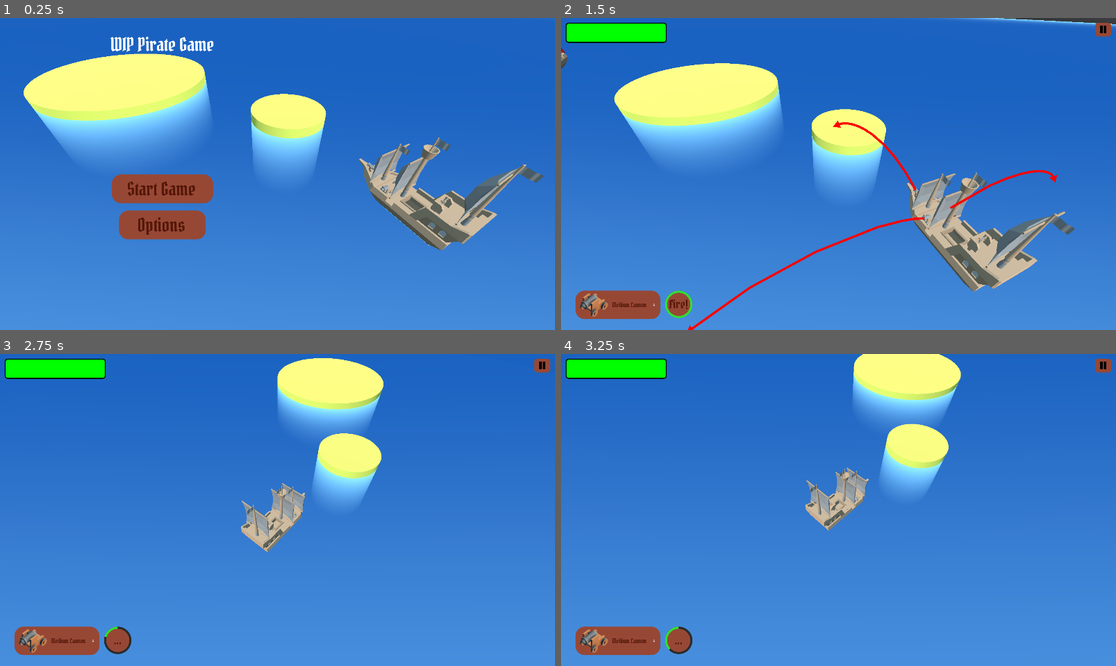
Above: before the commit, frames 1-4 (two rows, left to right).
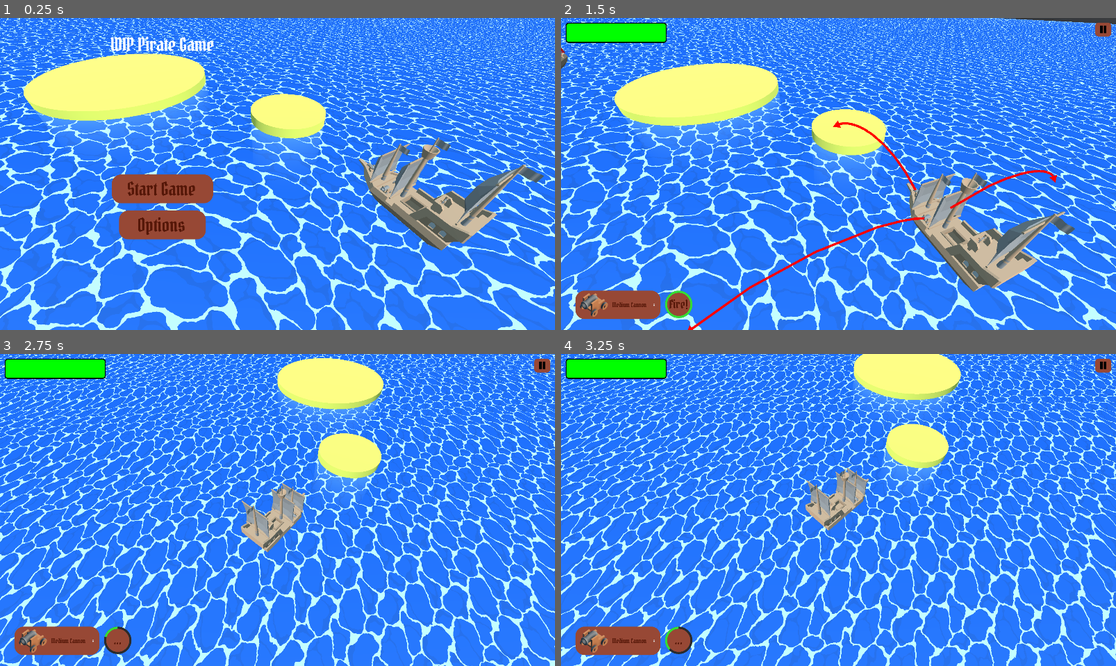
Above: after the commit, the same moments.

Repository: last-genius/gamedev_project
Game: Godot game, scene res://Main.tscn
The game is run twice, just before and just after one commit, with the same random seed, the same clock (stepped at 60 frames per second) and the same inputs.
Inputs (mouse positions are in pixels of both pictures, inside the frame that each line leads up to):
- Up to frame 1 (0.25 s): no input
- Up to frame 2 (1.5 s): click "Start Game" at 0.5 s; move the mouse to (960, 158) at 1.27 s; hold D (move_right) from 1.28 s (still down); hold F (aim) from 1.28 s (still down); click (960, 158) at 1.42 s
- Up to frame 3 (2.75 s): move the mouse to (166, 525) at 2.02 s; release D (move_right) at 2.03 s; release F (aim) at 2.03 s; hold S (move_back) from 2.03 s (still down); tap G (fire) at 2.1 s
- Up to frame 4 (3.25 s): move the mouse to (894, 441) at 2.77 s; release S (move_back) at 2.78 s; hold D (move_right) from 2.78 s (still down); hold Shift (sprint) from 2.78 s (still down)

The runs differ from the first frame. In frame 1, 85% of the frame differs, in the area x 0-100%, y 0-100%; in frame 2, 85%; in frame 3, 91%; in frame 4, 91%.

Commit message:
Implement a water world triplanar shader

Diff:
--- a/scenes/WaterTile.tscn
+++ b/scenes/WaterTile.tscn
@@ -14,6 +14,14 @@
 shader_param/murkiness = 0.25
 shader_param/shallow_water_color = Vector3( 0.27, 0.682, 1 )
 shader_param/deep_water_color = Vector3( 0, 0.0823, 0.34 )
+shader_param/water_color = Color( 0.04, 0.38, 0.88, 1 )
+shader_param/water2_color = Color( 0.04, 0.35, 0.78, 1 )
+shader_param/foam_color = Color( 0.8125, 0.9609, 0.9648, 1 )
+shader_param/distortion_speed = 2.0
+shader_param/edge_scale = 2.0
+shader_param/near = 1.0
+shader_param/far = 100.0
+shader_param/edge_color = Vector3( 1, 1, 1 )
 shader_param/col_tex = SubResource( 28 )
 
 [sub_resource type="PlaneMesh" id=32]
@@ -28,6 +36,14 @@
 shader_param/murkiness = 0.01
 shader_param/shallow_water_color = Vector3( 0.27, 0.682, 1 )
 shader_param/deep_water_color = Vector3( 0, 0.0823, 0.34 )
+shader_param/water_color = Color( 0.04, 0.38, 0.88, 1 )
+shader_param/water2_color = Color( 0.04, 0.35, 0.78, 1 )
+shader_param/foam_color = Color( 0.8125, 0.9609, 0.9648, 1 )
+shader_param/distortion_speed = 10.0
+shader_param/edge_scale = 2.0
+shader_param/near = 1.0
+shader_param/far = 100.0
+shader_param/edge_color = Vector3( 1, 1, 1 )
 shader_param/col_tex = SubResource( 33 )
 
 [node name="WaterTile" type="Spatial"]
--- a/shaders/render.shader
+++ b/shaders/render.shader
@@ -1,4 +1,6 @@
+// A modified water shader from https://godotshaders.com/shader/wind-waker-water-no-textures-needed/
 shader_type spatial;
+render_mode world_vertex_coords;
 
 uniform sampler2D col_tex;
 uniform float murkiness = 0.01;
@@ -6,12 +8,193 @@
 uniform vec3 shallow_water_color = vec3(0.27, 0.682, 1);
 uniform vec3 deep_water_color = vec3(0, 0.0823, 0.34);
 
+uniform vec4 water_color: hint_color =  vec4(0.04, 0.38, 0.88, 1.0);
+uniform vec4 water2_color: hint_color =  vec4(0.04, 0.35, 0.78, 1.0);
+uniform vec4 foam_color: hint_color = vec4(0.8125, 0.9609, 0.9648, 1.0);
+uniform float distortion_speed = 10.0;
+
+uniform float edge_scale = 2.0;
+uniform float near = 1.0;
+uniform float far = 100.0;
+uniform vec3 edge_color = vec3(1.0, 1.0, 1.0);
+
+const float M_2PI = 6.283185307;
+const float M_6PI = 18.84955592;
+
+float edge(float depth) {
+	depth = 2.0*depth - 1.0;
+	return near * far / (far + depth * (near-far));
+}
+
+float random(vec2 uv) {
+    return fract(sin(dot(uv.xy,
+        vec2(12.9898,78.233))) * 43758.5453123);
+}
+
+float noise(vec2 uv) {
+    vec2 uv_index = floor(uv);
+    vec2 uv_fract = fract(uv);
+
+    // Four corners in 2D of a tile
+    float a = random(uv_index);
+    float b = random(uv_index + vec2(1.0, 0.0));
+    float c = random(uv_index + vec2(0.0, 1.0));
+    float d = random(uv_index + vec2(1.0, 1.0));
+
+    vec2 blur = smoothstep(0.0, 1.0, uv_fract);
+
+    return mix(a, b, blur.x) +
+            (c - a) * blur.y * (1.0 - blur.x) +
+            (d - b) * blur.x * blur.y;
+}
+
+float fbm(vec2 uv) {
+    int octaves = 6;
+    float amplitude = 0.5;
+    float frequency = 3.0;
+	float value = 0.0;
+
+    for(int i = 0; i < octaves; i++) {
+        value += amplitude * noise(frequency * uv);
+        amplitude *= 0.5;
+        frequency *= 2.0;
+    }
+    return value;
+}
+
+float circ(vec2 pos, vec2 c, float s)
+{
+    c = abs(pos - c);
+    c = min(c, 1.0 - c);
+
+    return smoothstep(0.0, 0.002, sqrt(s) - sqrt(dot(c, c))) * -1.0;
+}
+
+// Foam pattern for the water constructed out of a series of circles
+float waterlayer(vec2 uv)
+{
+    uv = mod(uv, 1.0); // Clamp to [0..1]
+
+    float ret = 1.0;
+    ret += circ(uv, vec2(0.37378, 0.277169), 0.0268181);
+    ret += circ(uv, vec2(0.0317477, 0.540372), 0.0193742);
+    ret += circ(uv, vec2(0.430044, 0.882218), 0.0232337);
+    ret += circ(uv, vec2(0.641033, 0.695106), 0.0117864);
+    ret += circ(uv, vec2(0.0146398, 0.0791346), 0.0299458);
+    ret += circ(uv, vec2(0.43871, 0.394445), 0.0289087);
+    ret += circ(uv, vec2(0.909446, 0.878141), 0.028466);
+    ret += circ(uv, vec2(0.310149, 0.686637), 0.0128496);
+    ret += circ(uv, vec2(0.928617, 0.195986), 0.0152041);
+    ret += circ(uv, vec2(0.0438506, 0.868153), 0.0268601);
+    ret += circ(uv, vec2(0.308619, 0.194937), 0.00806102);
+    ret += circ(uv, vec2(0.349922, 0.449714), 0.00928667);
+    ret += circ(uv, vec2(0.0449556, 0.953415), 0.023126);
+    ret += circ(uv, vec2(0.117761, 0.503309), 0.0151272);
+    ret += circ(uv, vec2(0.563517, 0.244991), 0.0292322);
+    ret += circ(uv, vec2(0.566936, 0.954457), 0.00981141);
+    ret += circ(uv, vec2(0.0489944, 0.200931), 0.0178746);
+    ret += circ(uv, vec2(0.569297, 0.624893), 0.0132408);
+    ret += circ(uv, vec2(0.298347, 0.710972), 0.0114426);
+    ret += circ(uv, vec2(0.878141, 0.771279), 0.00322719);
+    ret += circ(uv, vec2(0.150995, 0.376221), 0.00216157);
+    ret += circ(uv, vec2(0.119673, 0.541984), 0.0124621);
+    ret += circ(uv, vec2(0.629598, 0.295629), 0.0198736);
+    ret += circ(uv, vec2(0.334357, 0.266278), 0.0187145);
+    ret += circ(uv, vec2(0.918044, 0.968163), 0.0182928);
+    ret += circ(uv, vec2(0.965445, 0.505026), 0.006348);
+    ret += circ(uv, vec2(0.514847, 0.865444), 0.00623523);
+    ret += circ(uv, vec2(0.710575, 0.0415131), 0.00322689);
+    ret += circ(uv, vec2(0.71403, 0.576945), 0.0215641);
+    ret += circ(uv, vec2(0.748873, 0.413325), 0.0110795);
+    ret += circ(uv, vec2(0.0623365, 0.896713), 0.0236203);
+    ret += circ(uv, vec2(0.980482, 0.473849), 0.00573439);
+    ret += circ(uv, vec2(0.647463, 0.654349), 0.0188713);
+    ret += circ(uv, vec2(0.651406, 0.981297), 0.00710875);
+    ret += circ(uv, vec2(0.428928, 0.382426), 0.0298806);
+    ret += circ(uv, vec2(0.811545, 0.62568), 0.00265539);
+    ret += circ(uv, vec2(0.400787, 0.74162), 0.00486609);
+    ret += circ(uv, vec2(0.331283, 0.418536), 0.00598028);
+    ret += circ(uv, vec2(0.894762, 0.0657997), 0.00760375);
+    ret += circ(uv, vec2(0.525104, 0.572233), 0.0141796);
+    ret += circ(uv, vec2(0.431526, 0.911372), 0.0213234);
+    ret += circ(uv, vec2(0.658212, 0.910553), 0.000741023);
+    ret += circ(uv, vec2(0.514523, 0.243263), 0.0270685);
+    ret += circ(uv, vec2(0.0249494, 0.252872), 0.00876653);
+    ret += circ(uv, vec2(0.502214, 0.47269), 0.0234534);
+    ret += circ(uv, vec2(0.693271, 0.431469), 0.0246533);
+    ret += circ(uv, vec2(0.415, 0.884418), 0.0271696);
+    ret += circ(uv, vec2(0.149073, 0.41204), 0.00497198);
+    ret += circ(uv, vec2(0.533816, 0.897634), 0.00650833);
+    ret += circ(uv, vec2(0.0409132, 0.83406), 0.0191398);
+    ret += circ(uv, vec2(0.638585, 0.646019), 0.0206129);
+    ret += circ(uv, vec2(0.660342, 0.966541), 0.0053511);
+    ret += circ(uv, vec2(0.513783, 0.142233), 0.00471653);
+    ret += circ(uv, vec2(0.124305, 0.644263), 0.00116724);
+    ret += circ(uv, vec2(0.99871, 0.583864), 0.0107329);
+    ret += circ(uv, vec2(0.894879, 0.233289), 0.00667092);
+    ret += circ(uv, vec2(0.246286, 0.682766), 0.00411623);
+    ret += circ(uv, vec2(0.0761895, 0.16327), 0.0145935);
+    ret += circ(uv, vec2(0.949386, 0.802936), 0.0100873);
+    ret += circ(uv, vec2(0.480122, 0.196554), 0.0110185);
+    ret += circ(uv, vec2(0.896854, 0.803707), 0.013969);
+    ret += circ(uv, vec2(0.292865, 0.762973), 0.00566413);
+    ret += circ(uv, vec2(0.0995585, 0.117457), 0.00869407);
+    ret += circ(uv, vec2(0.377713, 0.00335442), 0.0063147);
+    ret += circ(uv, vec2(0.506365, 0.531118), 0.0144016);
+    ret += circ(uv, vec2(0.408806, 0.894771), 0.0243923);
+    ret += circ(uv, vec2(0.143579, 0.85138), 0.00418529);
+    ret += circ(uv, vec2(0.0902811, 0.181775), 0.0108896);
+    ret += circ(uv, vec2(0.780695, 0.394644), 0.00475475);
+    ret += circ(uv, vec2(0.298036, 0.625531), 0.00325285);
+    ret += circ(uv, vec2(0.218423, 0.714537), 0.00157212);
+    ret += circ(uv, vec2(0.658836, 0.159556), 0.00225897);
+    ret += circ(uv, vec2(0.987324, 0.146545), 0.0288391);
+    ret += circ(uv, vec2(0.222646, 0.251694), 0.00092276);
+    ret += circ(uv, vec2(0.159826, 0.528063), 0.00605293);
+	return max(ret, 0.0);
+}
+
+// Procedural texture generation for the water
+vec3 water(vec2 uv, vec3 cdir, float iTime)
+{
+    uv *= vec2(0.25);
+	uv += fbm(uv) * 0.2;
+
+    // Parallax height distortion with two directional waves at
+    // slightly different angles.
+    vec2 a = 0.025 * cdir.xz / cdir.y; // Parallax offset
+    float h = sin(uv.x + iTime); // Height at UV
+    uv += a * h;
+    h = sin(0.841471 * uv.x - 0.540302 * uv.y + iTime);
+    uv += a * h;
+
+    // Texture distortion
+    float d1 = mod(uv.x + uv.y, M_2PI);
+    float d2 = mod((uv.x + uv.y + 0.25) * 1.3, M_6PI);
+    d1 = iTime * 0.07 + d1;
+    d2 = iTime * 0.5 + d2;
+    vec2 dist = vec2(
+    	sin(d1) * 0.15 + sin(d2) * 0.05,
+    	cos(d1) * 0.15 + cos(d2) * 0.05
+    );
+
+    vec3 ret = mix(water_color.rgb, water2_color.rgb, waterlayer(uv + dist.xy));
+    ret = mix(ret, foam_color.rgb, waterlayer(vec2(1.0) - uv - dist.yx));
+    return ret;
+}
+
 void fragment() {
-	float d = texture(DEPTH_TEXTURE, SCREEN_UV).r;
-	d = d * 2.0 - 1.0;
+    // An attempt at a world triplanar shader, so that the texture is
+	// projected regardless of the moving object's local UV
+	vec4 projected_coords = CAMERA_MATRIX * vec4(VERTEX, 1.0);
+	vec3 waves_color = vec3(water(projected_coords.xz, vec3(0,1,0), TIME * distortion_speed));
+
+	float d = texture(DEPTH_TEXTURE, SCREEN_UV).r * 2.0 - 1.0;
 	d = PROJECTION_MATRIX[3][2] / (d + PROJECTION_MATRIX[2][2]);
 	d = d + VERTEX.z;
 	float depth = exp(-d * murkiness);
-
-	ALBEDO = mix(deep_water_color, shallow_water_color, depth);
-}
+	vec3 depth_color = mix(deep_water_color, shallow_water_color, depth);
+	vec3 surface_color = mix(depth_color, waves_color, 0.8);
+
+	ALBEDO = surface_color;
+}
